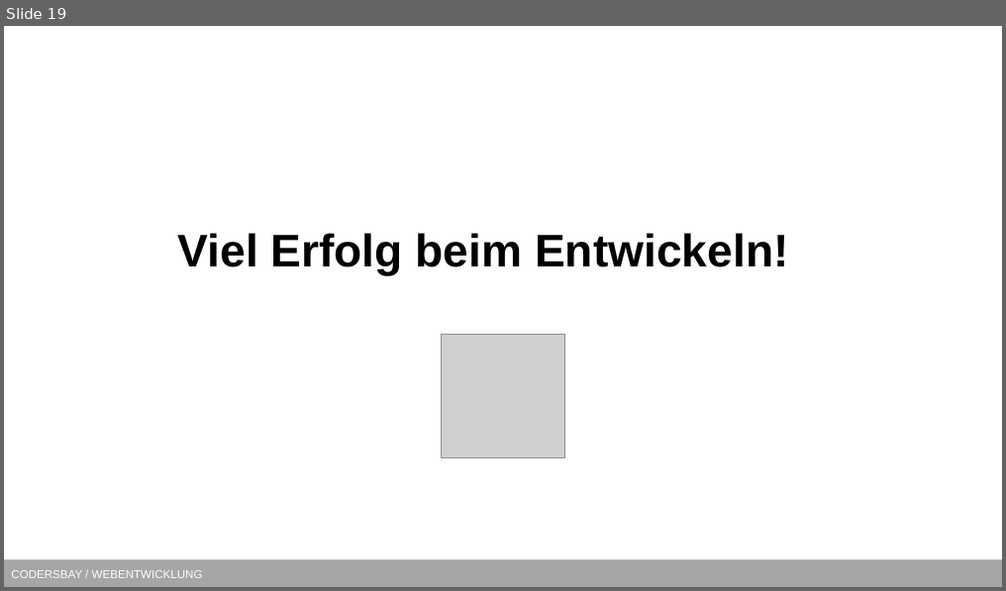
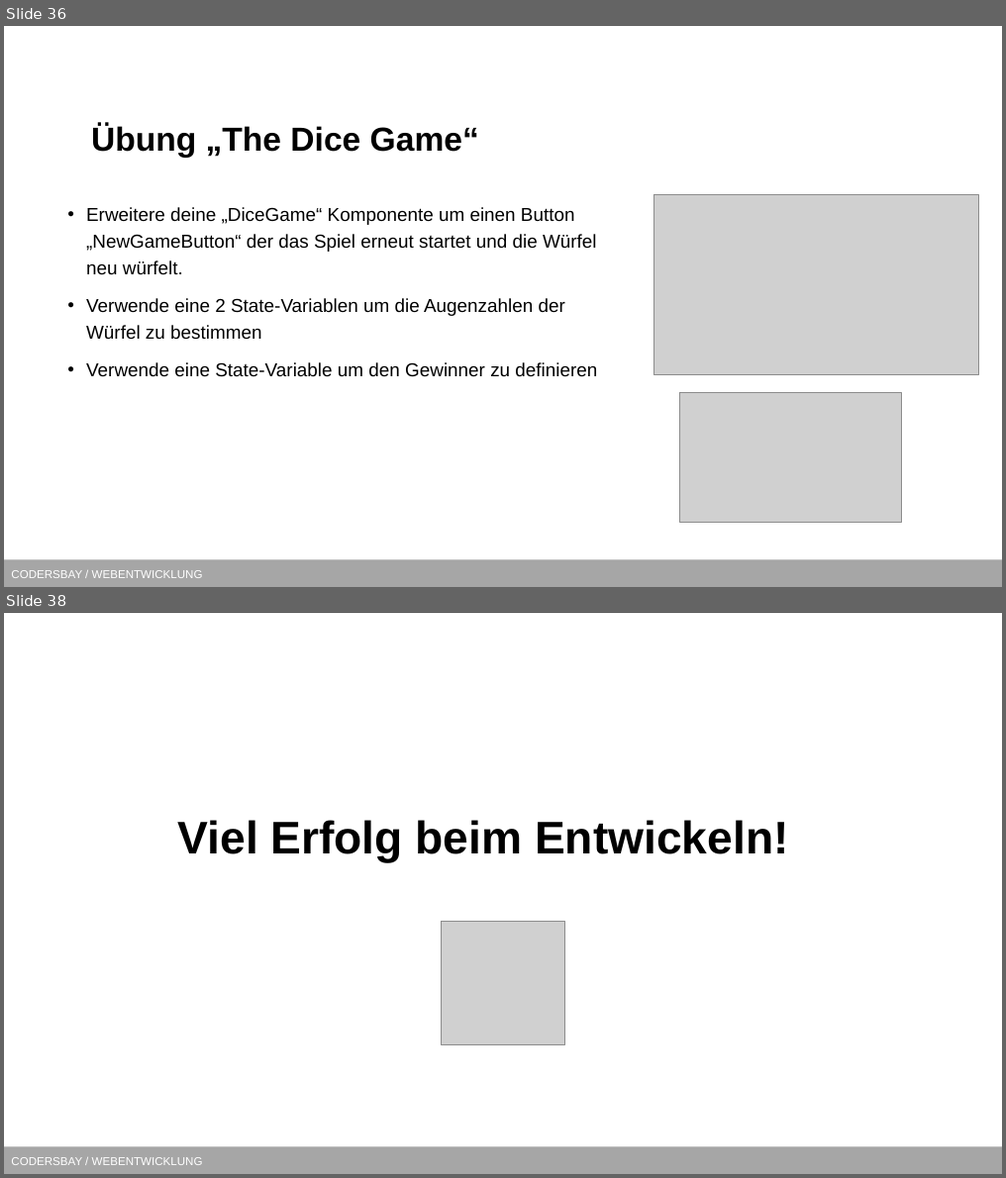
Before and after one commit to kodo89/Webentwicklung_23_24, a slide deck: 9. React/React.pptx. Shown one above the other, each under a label of ours: slide 19 before the commit, slides 36 and 38 after it; the slides between them are not shown. The pictures are 1006x591 and 1006x1178 pixels, drawn with LibreOffice and Linux fonts; fonts in the diff are those of the drawing; grey boxes stand for pictures; background and template pictures are left out. Boxes give left, top, right and bottom in pixels: in the first picture for what was removed or moved away, otherwise in the second. Text is boxed around its words. In the diff, an @@ line names an element or a change of style, - is before the commit and + after.

```diff
--- a/9. React/React.pptx
+++ b/9. React/React.pptx
@@ slide 36 added at (4,26,1002,587), background #FFFFFF; not listed: 1 template element that a slide beside it also shows @@
@@ title added at (91,124,479,158), 32 pt, text #000000, bold @@
+Übung „The Dice Game“
@@ picture added at (653,194,979,375) @@
@@ text added at (86,207,597,377), 18 pt, text #000000 @@
+• Erweitere deine „DiceGame“ Komponente um einen Button „NewGameButton“ der das Spiel erneut startet und die Würfel neu würfelt.
+• Verwende eine 2 State-Variablen um die Augenzahlen der Würfel zu bestimmen
+• Verwende eine State-Variable um den Gewinner zu definieren
@@ picture added at (680,393,902,523) @@
@@ what was slide 19 is now slide 38 @@
```
Also in this commit, not shown: 1 slide changed, 18 other slides added.
